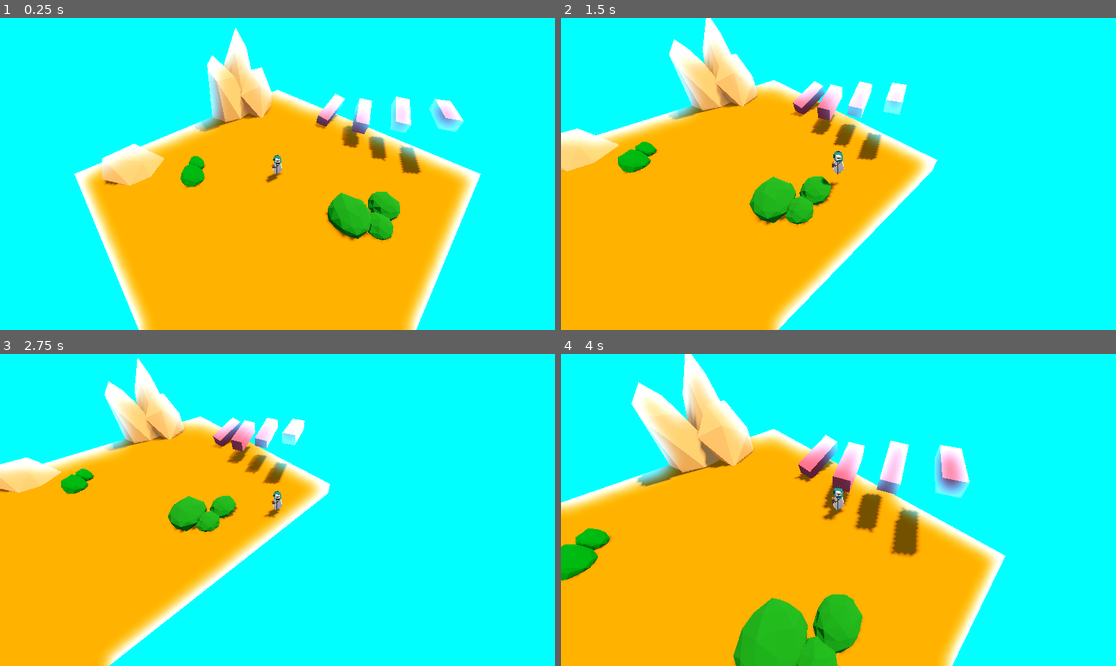
Above: before the commit, frames 1-4 (two rows, left to right).
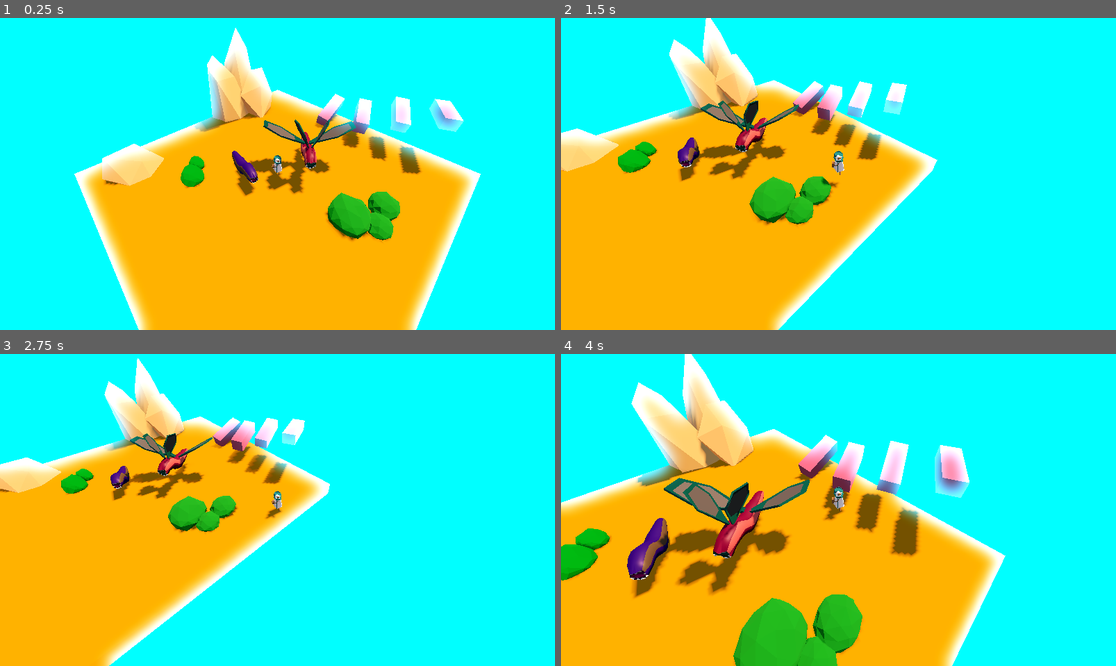
Above: after the commit, the same moments.

Repository: DeepRestGames/EcoDungeon
Game: Godot game, scene res://scenes/PrototypeScene_01.tscn
Same seed, same stepped clock (60 frames per second), same inputs: the game is played once before the commit and once after it. A sky picture missing from this copy of the repository is replaced by a grey-blue gradient.
Inputs (mouse positions are in pixels of both pictures, inside the frame that each line leads up to):
- Up to frame 1 (0.25 s): no input
- Up to frame 2 (1.5 s): tap Enter at 0.5 s; move the mouse to (960, 158) at 0.52 s; hold D (move_right) 0.53-1.28 s; tap Space (spacebar) at 0.6 s; move the mouse to (727, 189) at 1.27 s; hold S (move_down) from 1.28 s (still down); tap Mouse wheel up (zoom_in) at 1.35 s
- Up to frame 3 (2.75 s): move the mouse to (333, 441) at 2.02 s; release S (move_down) at 2.03 s; hold D (move_right) from 2.03 s (still down); hold Mouse wheel down (zoom_out) from 2.03 s (still down)
- Up to frame 4 (4 s): move the mouse to (810, 572) at 2.77 s; release D (move_right) at 2.78 s; release Mouse wheel down (zoom_out) at 2.78 s; hold W (move_up) 2.78-3.53 s; tap Space (spacebar) at 2.85 s; move the mouse to (1005, 556) at 3.52 s; hold A (move_left) from 3.53 s (still down); hold Mouse wheel up (zoom_in) from 3.53 s (still down)

The runs differ from the first frame. In frame 1, 1.9% of the frame differs, in the area x 41-65%, y 32-58%; in frame 2, 2.2%; in frame 3, 1.5%; in frame 4, 5.5%, in the area x 11-52%, y 39-90%.

Commit message:
Edits prototype01

Diff:
--- a/scenes/PrototypeScene_01.tscn
+++ b/scenes/PrototypeScene_01.tscn
@@ -8,6 +8,8 @@
 [ext_resource type="Material" uid="uid://ddgo8827yv4h7" path="res://assets/3d/environment/rock/materials/rock.tres" id="4_l358p"]
 [ext_resource type="PackedScene" uid="uid://dwsdlvxqlwulo" path="res://assets/3d/environment/rock/240519_rock_medium_02.glb" id="6_a2tgg"]
 [ext_resource type="PackedScene" uid="uid://h4601tixrkix" path="res://assets/3d/environment/bush/240519_bush_bubbly_02.glb" id="8_rd8q8"]
+[ext_resource type="PackedScene" uid="uid://bdlecjgnvp85d" path="res://assets/3d/creatures/Blutschneke/Blutschneke_02.glb" id="9_gjq70"]
+[ext_resource type="PackedScene" uid="uid://c17ilaij47mhf" path="res://assets/3d/creatures/Flugschneke/Flugschneke_01.glb" id="10_jb8dr"]
 
 [sub_resource type="PanoramaSkyMaterial" id="PanoramaSkyMaterial_dka55"]
 panorama = ExtResource("1_jatks")
@@ -26,6 +28,9 @@
 tonemap_mode = 2
 glow_enabled = true
 
+[sub_resource type="BoxShape3D" id="BoxShape3D_2gisn"]
+size = Vector3(1.74747, 1, 2.57251)
+
 [sub_resource type="StandardMaterial3D" id="StandardMaterial3D_l3jqf"]
 diffuse_mode = 3
 specular_mode = 1
@@ -39,9 +44,6 @@
 roughness = 0.0
 rim = 0.0
 rim_tint = 1.0
-
-[sub_resource type="BoxShape3D" id="BoxShape3D_2gisn"]
-size = Vector3(1.74747, 1, 2.57251)
 
 [node name="PrototypeScene01" type="Node3D"]
 
@@ -59,6 +61,50 @@
 directional_shadow_max_distance = 200.0
 sky_mode = 1
 
+[node name="EnvironmentAssets" type="Node3D" parent="."]
+transform = Transform3D(1, 0, 0, 0, 1, 0, 0, 0, 1, 0, 0.497866, 1.78814e-07)
+
+[node name="240519_rock_medium_02" parent="EnvironmentAssets" instance=ExtResource("6_a2tgg")]
+transform = Transform3D(1, 0, 0, 0, 1, 0, 0, 0, 1, 0.431519, 0.002134, 4.08172)
+
+[node name="Icosphere_003" parent="EnvironmentAssets/240519_rock_medium_02" index="0"]
+transform = Transform3D(1.70814, -0.23357, -0.26523, 0.25077, -0.121401, 1.72192, -0.249031, -1.72434, -0.0853034, -10.687, 0.662785, -4.17427)
+surface_material_override/0 = ExtResource("4_l358p")
+
+[node name="CollisionShape3D" parent="EnvironmentAssets/240519_rock_medium_02/Icosphere_003/StaticBody3D" index="0"]
+transform = Transform3D(0.50863, 0.850874, 0.131549, -0.860915, 0.50069, 0.0901755, 0.0108628, -0.159119, 0.987199, 0.10165, 0.208695, -0.211386)
+
+[node name="240519_rock_formatio_big_01" parent="EnvironmentAssets" instance=ExtResource("3_vghce")]
+transform = Transform3D(1, 0, 0, 0, 1, 0, 0, 0, 1, -3.42114, 0.00213501, -9.41671)
+
+[node name="Icosphere_002" parent="EnvironmentAssets/240519_rock_formatio_big_01" index="0"]
+transform = Transform3D(0.349515, 1.11921, 0.267141, 0.0273551, 0.114194, -2.64088, -1.79421, 0.219765, 0.0117755, 1.48475, 1.39636, 0.36858)
+
+[node name="Icosphere_001" parent="EnvironmentAssets/240519_rock_formatio_big_01" index="1"]
+surface_material_override/0 = ExtResource("4_l358p")
+
+[node name="StaticBody3D2" type="StaticBody3D" parent="EnvironmentAssets/240519_rock_formatio_big_01"]
+
+[node name="CollisionShape3D" type="CollisionShape3D" parent="EnvironmentAssets/240519_rock_formatio_big_01/StaticBody3D2"]
+transform = Transform3D(-1.46456, 0, 1.92919, 0, 6.35541, 0, -3.02743, 0, -0.933271, -0.412592, 3.13888, -0.412773)
+shape = SubResource("BoxShape3D_2gisn")
+
+[node name="240519_bush_bubbly_02" parent="EnvironmentAssets" instance=ExtResource("8_rd8q8")]
+transform = Transform3D(1.80408, 0, 0, 0, 1, 0, 0, 0, 2.0683, 5.511, 0.00213298, 3.48791)
+
+[node name="240519_bush_bubbly_01" parent="EnvironmentAssets" instance=ExtResource("2_13nrr")]
+transform = Transform3D(1, 0, 0, 0, 1, 0, 0, 0, 1, -5.69608, 0.002134, 0.0108071)
+
+[node name="Icosphere_017" parent="EnvironmentAssets/240519_bush_bubbly_01" index="0"]
+surface_material_override/0 = ExtResource("2_18nix")
+
+[node name="StaticBody3D" type="StaticBody3D" parent="EnvironmentAssets/240519_bush_bubbly_01"]
+transform = Transform3D(1, 0, 0, 0, 1, 0, 0, 0, 1, -0.139098, -0.5, 0.0519748)
+
+[node name="CollisionShape3D" type="CollisionShape3D" parent="EnvironmentAssets/240519_bush_bubbly_01/StaticBody3D"]
+transform = Transform3D(1, 0, 0, 0, 1, 0, 0, 0, 1, 0.143517, 0.752829, 0.0440035)
+shape = SubResource("BoxShape3D_2gisn")
+
 [node name="Environment" type="Node3D" parent="."]
 
 [node name="CSGBox3D_Ground" type="CSGBox3D" parent="Environment"]
@@ -121,50 +167,55 @@
 size = Vector3(1, 1, 3)
 material = SubResource("StandardMaterial3D_vd8x1")
 
-[node name="240519_bush_bubbly_01" parent="." instance=ExtResource("2_13nrr")]
-transform = Transform3D(1, 0, 0, 0, 1, 0, 0, 0, 1, -5.69608, 0.5, 0.0108073)
-
-[node name="Icosphere_017" parent="240519_bush_bubbly_01" index="0"]
-surface_material_override/0 = ExtResource("2_18nix")
-
-[node name="StaticBody3D" type="StaticBody3D" parent="240519_bush_bubbly_01"]
-transform = Transform3D(1, 0, 0, 0, 1, 0, 0, 0, 1, -0.139098, -0.5, 0.0519748)
-
-[node name="CollisionShape3D" type="CollisionShape3D" parent="240519_bush_bubbly_01/StaticBody3D"]
-transform = Transform3D(1, 0, 0, 0, 1, 0, 0, 0, 1, 0.143517, 0.752829, 0.0440035)
-shape = SubResource("BoxShape3D_2gisn")
-
 [node name="Player" parent="." instance=ExtResource("1_ui8tp")]
 transform = Transform3D(1, 0, 0, 0, 1, 0, 0, 0, 1, 0, 0.497866, 0)
 
-[node name="240519_rock_formatio_big_01" parent="." instance=ExtResource("3_vghce")]
-transform = Transform3D(1, 0, 0, 0, 1, 0, 0, 0, 1, -3.42114, 0.500001, -9.41671)
-
-[node name="Icosphere_002" parent="240519_rock_formatio_big_01" index="0"]
-transform = Transform3D(0.349515, 1.11921, 0.267141, 0.0273551, 0.114194, -2.64088, -1.79421, 0.219765, 0.0117755, 1.48475, 1.39636, 0.36858)
-
-[node name="Icosphere_001" parent="240519_rock_formatio_big_01" index="1"]
-surface_material_override/0 = ExtResource("4_l358p")
-
-[node name="StaticBody3D2" type="StaticBody3D" parent="240519_rock_formatio_big_01"]
-
-[node name="CollisionShape3D" type="CollisionShape3D" parent="240519_rock_formatio_big_01/StaticBody3D2"]
-transform = Transform3D(-1.46456, 0, 1.92919, 0, 6.35541, 0, -3.02743, 0, -0.933271, -0.412592, 3.13888, -0.412773)
-shape = SubResource("BoxShape3D_2gisn")
-
-[node name="240519_rock_medium_02" parent="." instance=ExtResource("6_a2tgg")]
-transform = Transform3D(1, 0, 0, 0, 1, 0, 0, 0, 1, 0.431519, 0.5, 4.08172)
-
-[node name="Icosphere_003" parent="240519_rock_medium_02" index="0"]
-transform = Transform3D(1.70814, -0.23357, -0.26523, 0.25077, -0.121401, 1.72192, -0.249031, -1.72434, -0.0853034, -10.687, 0.662785, -4.17427)
-surface_material_override/0 = ExtResource("4_l358p")
-
-[node name="CollisionShape3D" parent="240519_rock_medium_02/Icosphere_003/StaticBody3D" index="0"]
-transform = Transform3D(0.50863, 0.850874, 0.131549, -0.860915, 0.50069, 0.0901755, 0.0108628, -0.159119, 0.987199, 0.10165, 0.208695, -0.211386)
-
-[node name="240519_bush_bubbly_02" parent="." instance=ExtResource("8_rd8q8")]
-transform = Transform3D(1.80408, 0, 0, 0, 1, 0, 0, 0, 2.0683, 5.511, 0.499999, 3.48791)
-
-[editable path="240519_bush_bubbly_01"]
-[editable path="240519_rock_formatio_big_01"]
-[editable path="240519_rock_medium_02"]
+[node name="Skeleton3D" parent="Player/CollisionShape3D/240519_Zahir_04/Armature" index="1"]
+bones/0/position = Vector3(1.57465e-32, -7.0916e-17, 0.319377)
+bones/0/rotation = Quaternion(0.0876819, 0, 1.94693e-17, 0.996149)
+bones/2/rotation = Quaternion(-4.54755e-13, 0.00101452, 0.00571832, 0.999983)
+bones/3/rotation = Quaternion(-0.00228307, 0.00237675, 0.00979766, 0.999947)
+bones/4/rotation = Quaternion(-2.95043e-08, 0.118241, 0.992985, 2.89691e-09)
+bones/5/rotation = Quaternion(-0.00348766, 1.19209e-07, 1.10896e-10, 0.999994)
+bones/6/rotation = Quaternion(4.50344e-08, -0.0765705, 0.997064, -9.78419e-09)
+bones/7/rotation = Quaternion(-0.00349433, -1.19209e-07, -1.1111e-10, 0.999994)
+bones/9/position = Vector3(0.703569, -4.69805, 0.622061)
+bones/11/position = Vector3(-0.703569, -4.53821, -1.34892)
+
+[node name="Blutschneke_02" parent="." instance=ExtResource("9_gjq70")]
+transform = Transform3D(0.467791, 0, -0.883839, 0, 1, 0, 0.883839, 0, 0.467791, -2.3346, 0.5, -0.225004)
+
+[node name="Skeleton3D" parent="Blutschneke_02/Armature" index="0"]
+bones/0/position = Vector3(0.0367839, -0.0420423, -8.44188e-09)
+bones/0/rotation = Quaternion(-3.78067e-08, -6.89549e-08, 0.0290864, 0.999577)
+bones/1/rotation = Quaternion(5.29404e-08, 9.72681e-08, -0.279005, 0.96029)
+bones/1/scale = Vector3(1.0168, 1.00022, 1.017)
+bones/2/scale = Vector3(0.946513, 0.999976, 0.94644)
+bones/3/scale = Vector3(1.10121, 1.00101, 1.10036)
+bones/4/scale = Vector3(0.932857, 1.01726, 0.933)
+
+[node name="Flugschneke_01" parent="." instance=ExtResource("10_jb8dr")]
+transform = Transform3D(-0.0210296, 0, -0.999779, 0, 1, 0, 0.999779, 0, -0.0210296, 2.01909, 0.5, -0.954493)
+
+[node name="Skeleton3D" parent="Flugschneke_01/Armature" index="0"]
+bones/0/position = Vector3(0.0878653, -2.06082, -2.22351e-07)
+bones/0/rotation = Quaternion(1.13541e-08, -1.86125e-07, -0.00747804, 0.999972)
+bones/1/rotation = Quaternion(3.31922e-08, 3.41602e-07, -0.0134989, 0.999909)
+bones/2/rotation = Quaternion(-1.11967e-07, 8.21255e-08, 0.278701, 0.960378)
+bones/3/rotation = Quaternion(0.00207619, -0.00122979, -0.398759, 0.917053)
+bones/4/rotation = Quaternion(2.66946e-09, 1.87443e-08, -0.146634, 0.989191)
+bones/4/scale = Vector3(1.32006, 1.32006, 1.32006)
+bones/5/rotation = Quaternion(-0.12716, -0.217711, 0.432992, 0.865419)
+bones/6/rotation = Quaternion(0.297718, -0.176657, 0.334398, 0.876547)
+bones/7/rotation = Quaternion(-0.659396, 0.0387047, 0.345324, 0.666671)
+bones/8/rotation = Quaternion(0.655759, -0.0359436, 0.344257, 0.670951)
+bones/9/position = Vector3(0.0878653, -2.06082, -2.25531e-07)
+bones/9/rotation = Quaternion(0.703985, -0.0663694, 0.703985, 0.0663693)
+
+[editable path="EnvironmentAssets/240519_rock_medium_02"]
+[editable path="EnvironmentAssets/240519_rock_formatio_big_01"]
+[editable path="EnvironmentAssets/240519_bush_bubbly_01"]
+[editable path="Player"]
+[editable path="Player/CollisionShape3D/240519_Zahir_04"]
+[editable path="Blutschneke_02"]
+[editable path="Flugschneke_01"]
Not shown: 1 places in scenes/PrototypeScene_01.tscn that only renumber resources
